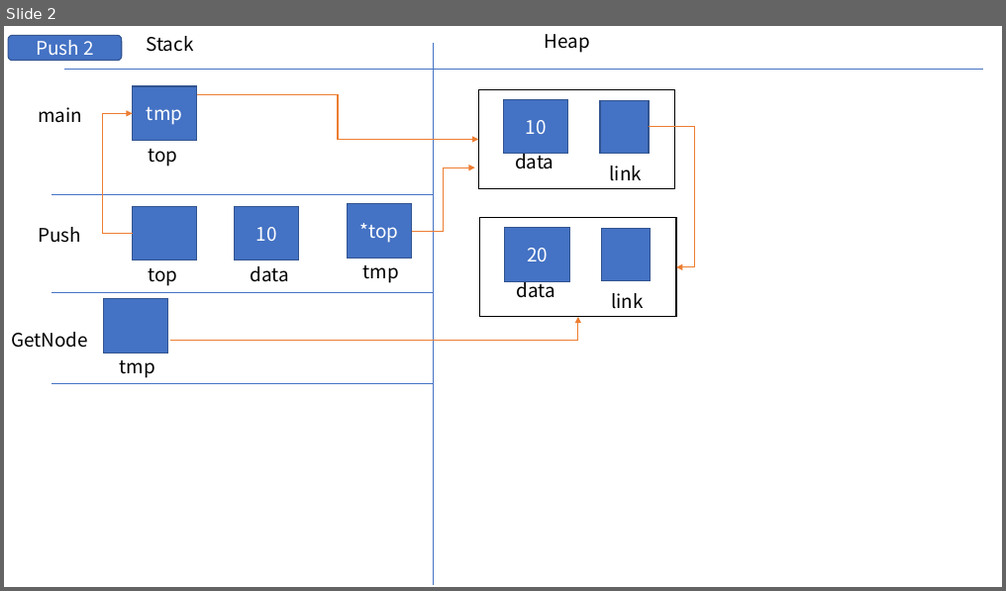
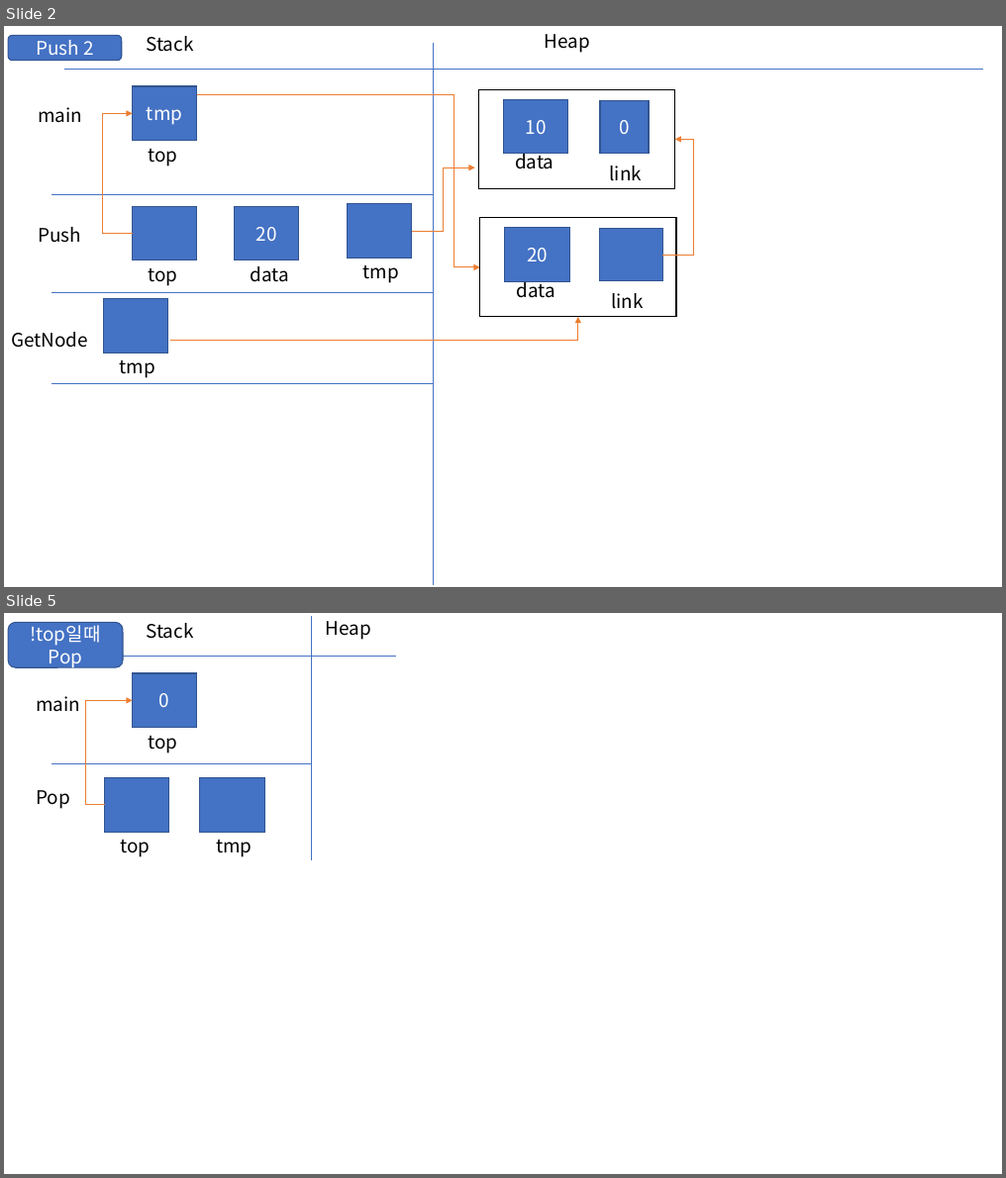
Before and after one commit to BPT0/dataStructrue, a slide deck: ppt_Practice/day9_stack.pptx. Shown one above the other, each under a label of ours: slide 2 before the commit, slides 2 and 5 after it; the slides between them are not shown. The pictures are 1006x591 and 1006x1178 pixels, drawn with LibreOffice and Linux fonts; fonts in the diff are those of the drawing. Boxes give left, top, right and bottom in pixels: in the first picture for what was removed or moved away, otherwise in the second. Text is boxed around its words. In the diff, an @@ line names an element or a change of style, - is before the commit and + after.

```diff
--- a/ppt_Practice/day9_stack.pptx
+++ b/ppt_Practice/day9_stack.pptx
@@ slide 5 added at (4,613,1002,1174), background #FFFFFF @@
@@ rounded rectangle added at (8,622,122,667), fill #4472C4, outline #325491 1 pt, 18 pt, text #FFFFFF @@
+!top일때 Pop
@@ text added at (147,623,194,639), 18 pt, text #000000 @@
+Stack
@@ line added from (312, 615) to (312, 861), #4472C4 0.5 pt @@
@@ text added at (326,621,371,640), 18 pt, text #000000 @@
+Heap
@@ line added from (63, 656) to (396, 656), #4472C4 0.5 pt @@
@@ text added at (36,696,80,711), 18 pt, text #000000 @@
+main
@@ elbow arrow added from (104, 805) to (132, 700), #ED7D31 1 pt @@
@@ rectangle added at (132,673,196,728), fill #4472C4, outline #325491 1 pt, 18 pt, text #FFFFFF @@
+0
@@ text added at (149,736,178,754), 18 pt, text #000000 @@
+top
@@ text added at (36,790,70,809), 18 pt, text #000000 @@
+Pop
@@ line added from (52, 764) to (312, 764), #4472C4 0.5 pt @@
@@ rectangle added at (104,777,168,832), fill #4472C4, outline #325491 1 pt @@
@@ rectangle added at (200,777,264,832), fill #4472C4, outline #325491 1 pt @@
@@ text added at (121,840,151,858), 18 pt, text #000000 @@
+top
@@ text added at (216,840,252,858), 18 pt, text #000000 @@
+tmp
@@ slide 2 changed as well @@
@@ elbow arrow moved from (197, 95) - (478, 139) to (197, 95) - (480, 268) @@
@@ text in rectangle at (619,120,629,134): text added @@
+0
@@ elbow arrow moved from (648, 127) - (676, 268) to (662, 255) - (675, 139) @@
@@ text in rectangle at (256,227,277,241): text changed @@
-10
+20
@@ text in rectangle at (360,223,399,243): text removed @@
-*top
@@ rectangle: place and size @@
-rectangle at (601,229,650,282)
+rectangle at (599,229,662,282)
```
Also in this commit, not shown: 1 other slide changed, 2 other slides added, 15 other files.
